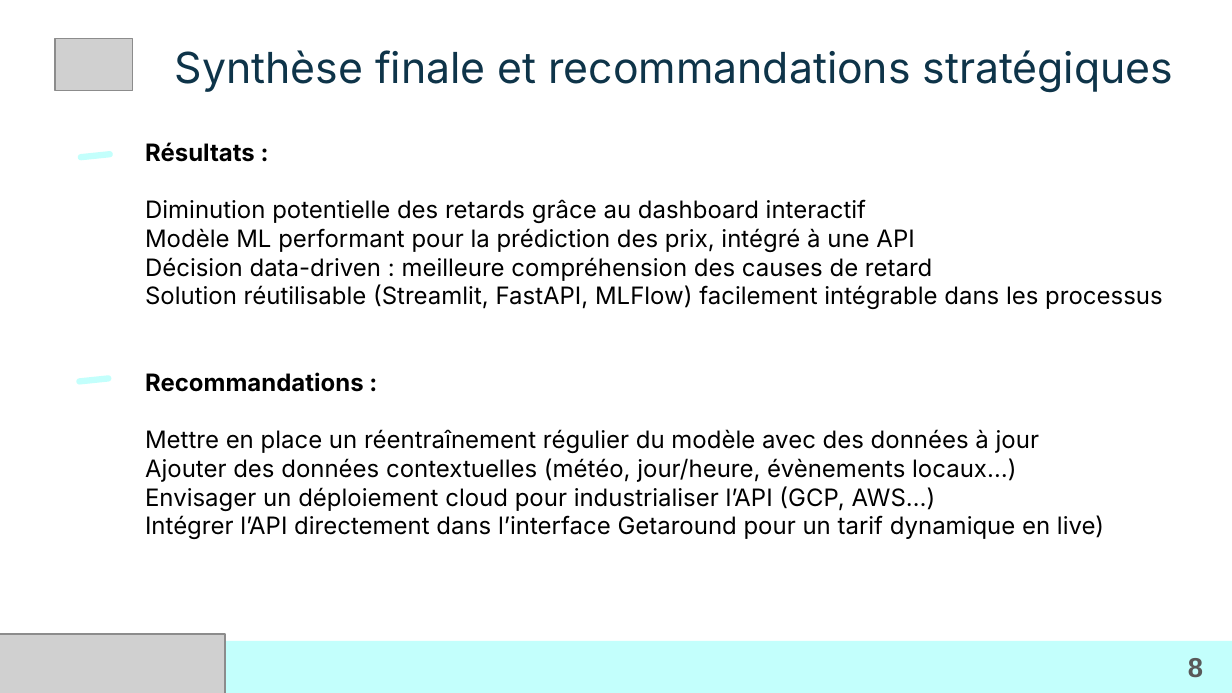
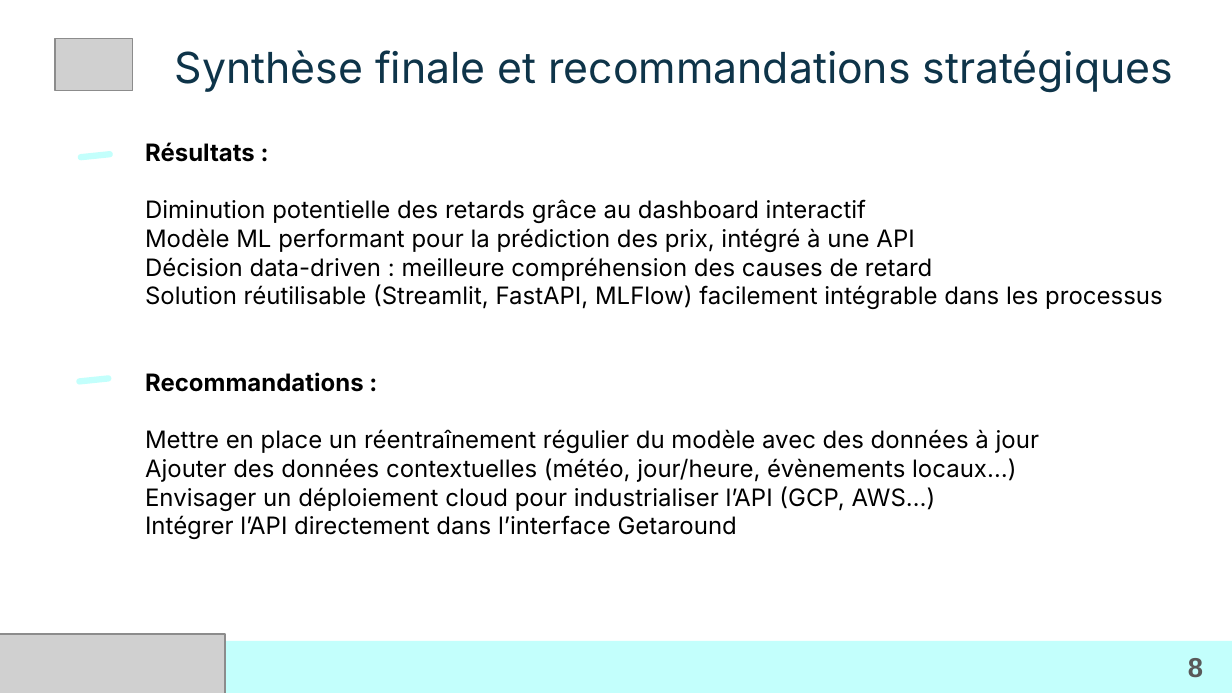
Before and after one commit to LoicV17/LoicValentini_Jedha_Certifications, a slide deck: slide 8 of CDSD_Concepteur_Developpeur_Sciences_Donnees/Presentations_certification/ppt_versions/Bloc5_CDSD_Loic_Valentini.pptx. Drawn at 1232x693 pixels with LibreOffice and Linux fonts; fonts in the diff are those of the drawing; grey boxes stand for pictures; background and template pictures are left out. Boxes give left, top, right and bottom in pixels: in the first picture for what was removed or moved away, otherwise in the second. Text is boxed around its words. In the diff, an @@ line names an element or a change of style, - is before the commit and + after.

```diff
--- a/CDSD_Concepteur_Developpeur_Sciences_Donnees/Presentations_certification/ppt_versions/Bloc5_CDSD_Loic_Valentini.pptx
+++ b/CDSD_Concepteur_Developpeur_Sciences_Donnees/Presentations_certification/ppt_versions/Bloc5_CDSD_Loic_Valentini.pptx
@@ title at (145,142,1163,539): text changed @@
-Résultats :
-Diminution potentielle des retards grâce au dashboard interactif
-Modèle ML performant pour la prédiction des prix, intégré à une API
-Décision data-driven : meilleure compréhension des causes de retard
-Solution réutilisable (Streamlit, FastAPI, MLFlow) facilement intégrable dans les processus
-Recommandations :
-Mettre en place un réentraînement régulier du modèle avec des données à jour
-Ajouter des données contextuelles (météo, jour/heure, évènements locaux…)
-Envisager un déploiement cloud pour industrialiser l’API (GCP, AWS…)
-Intégrer l’API directement dans l’interface Getaround pour un tarif dynamique en live)
+Résultats :
+Diminution potentielle des retards grâce au dashboard interactif
+Modèle ML performant pour la prédiction des prix, intégré à une API
+Décision data-driven : meilleure compréhension des causes de retard
+Solution réutilisable (Streamlit, FastAPI, MLFlow) facilement intégrable dans les processus
+Recommandations :
+Mettre en place un réentraînement régulier du modèle avec des données à jour
+Ajouter des données contextuelles (météo, jour/heure, évènements locaux…)
+Envisager un déploiement cloud pour industrialiser l’API (GCP, AWS…)
+Intégrer l’API directement dans l’interface Getaround
```
Also in this commit, not shown: 1 other slide changed, 5 other files.
